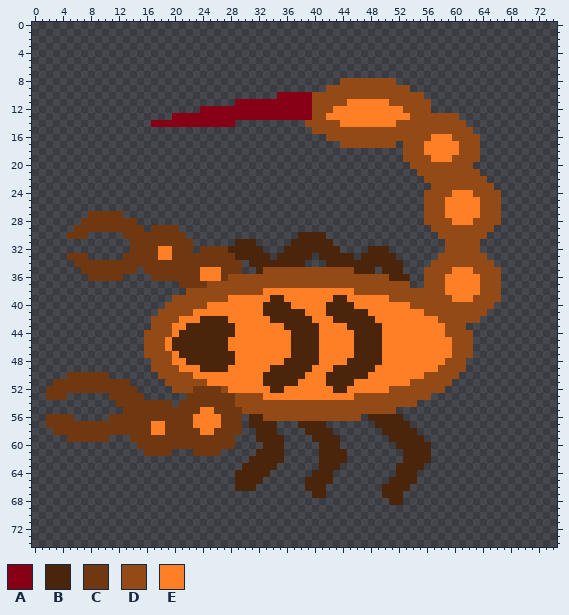
Two versions of one sprite sheet, images/tiles/scorpion.png. The first picture shows the starting point.
The file is 75x75 pixels. Colours within 5 levels of each other are drawn and written as one.
Palette (. is transparent): A #880015  B #4a250b  C #703811  D #944a17  E #ff7f27
The result:
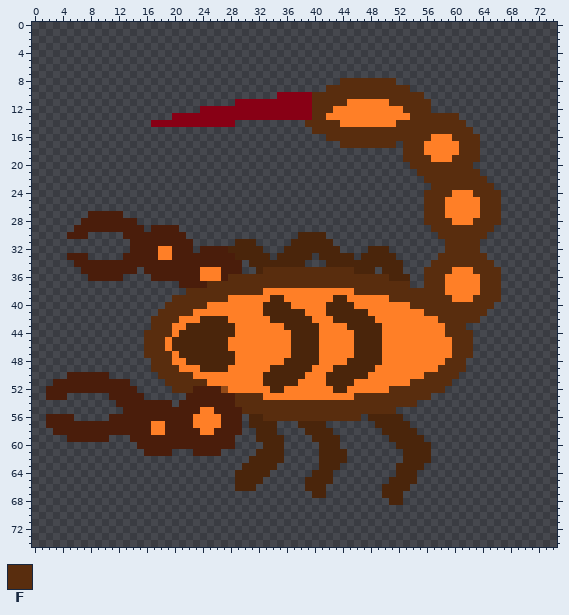
Colours new in this view: F #592d0e
Diff:
Colour C changes from #703811 to #4a1d0b.
The author changed colour D to colour F in row 8 at x 44 to 51; in row 9 at x 42 to 53; in row 10 at x 40 to 55; in row 11 at x 40 to 44 and 51 to 56; in row 12 at x 40 to 42 and 53 to 56; in row 13 at x 40 to 41 and 54 to 60.
The author changed colour D to colour F in row 14 at x 39 to 43 and 52 to 61; in row 15 at x 40 to 62; in row 16 at x 42 to 56 and 60 to 63; in row 17 at x 44 to 51, 53 to 55 and 61 to 63; in row 18 at x 53 to 55 and 61 to 63; in row 19 at x 53 to 56 and 60 to 63.
The author changed colour D to colour F in row 20 at x 54 to 62; in row 21 at x 55 to 63; in row 22 at x 56 to 64; in row 23 at x 57 to 65; in row 24 at x 56 to 59 and 63 to 66; in rows 25 to 27 at x 56 to 58 and 64 to 66.
The author changed colour D to colour F in row 28 at x 56 to 59 and 63 to 66; in row 29 at x 57 to 65; in row 30 at x 58 to 64; in rows 31 to 32 at x 59 to 63; in row 33 at x 58 to 64; in row 34 at x 57 to 65.
The author changed colour D to colour F in row 35 at x 33 to 45, 56 to 59 and 63 to 66; in row 36 at x 28 to 50, 56 to 58 and 64 to 66; in row 37 at x 25 to 53, 56 to 58 and 64 to 66; in row 38 at x 22 to 32, 46 to 58 and 64 to 66; in row 39 at x 20 to 27, 51 to 59 and 63 to 66; in row 40 at x 19 to 24 and 54 to 65.
The author changed colour D to colour F in row 41 at x 18 to 22 and 56 to 64; in row 42 at x 17 to 20 and 58 to 63; in row 43 at x 17 to 19 and 59 to 61; in row 44 at x 16 to 19 and 59 to 62; in rows 45 to 46 at x 16 to 18 and 60 to 62; in row 47 at x 16 to 19 and 60 to 62.
The author changed colour D to colour F in row 48 at x 17 to 19 and 59 to 61; in row 49 at x 17 to 20 and 58 to 61; in row 50 at x 18 to 22 and 56 to 60; in row 51 at x 19 to 24 and 54 to 59; in row 52 at x 20 to 22 and 51 to 58; in row 53 at x 29 to 32 and 46 to 56.
The author changed colour D to colour F in row 54 at x 29 to 54; in row 55 at x 30 to 51; in row 56 at x 33 to 46.
Boxes around the changes in both pictures, in picture pixels (x1, y1, x2, y2):
changed: (46, 78, 501, 456)
